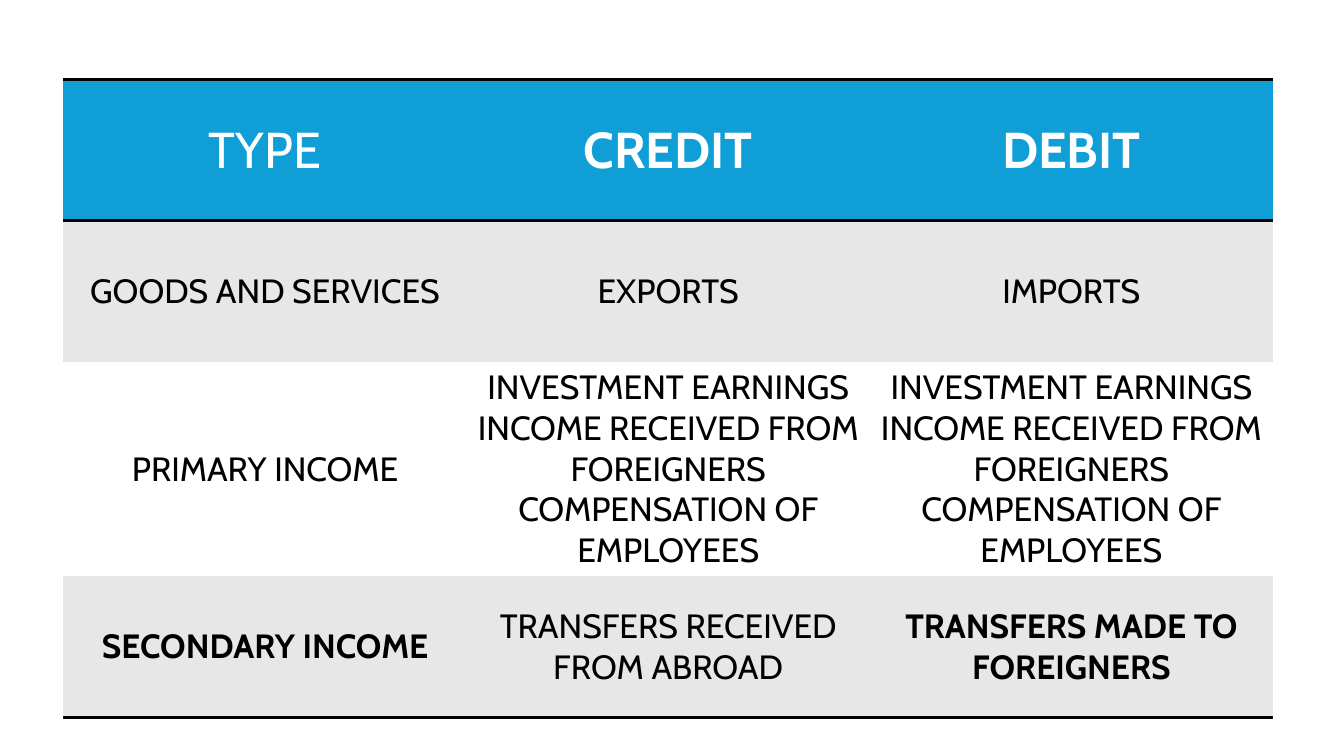
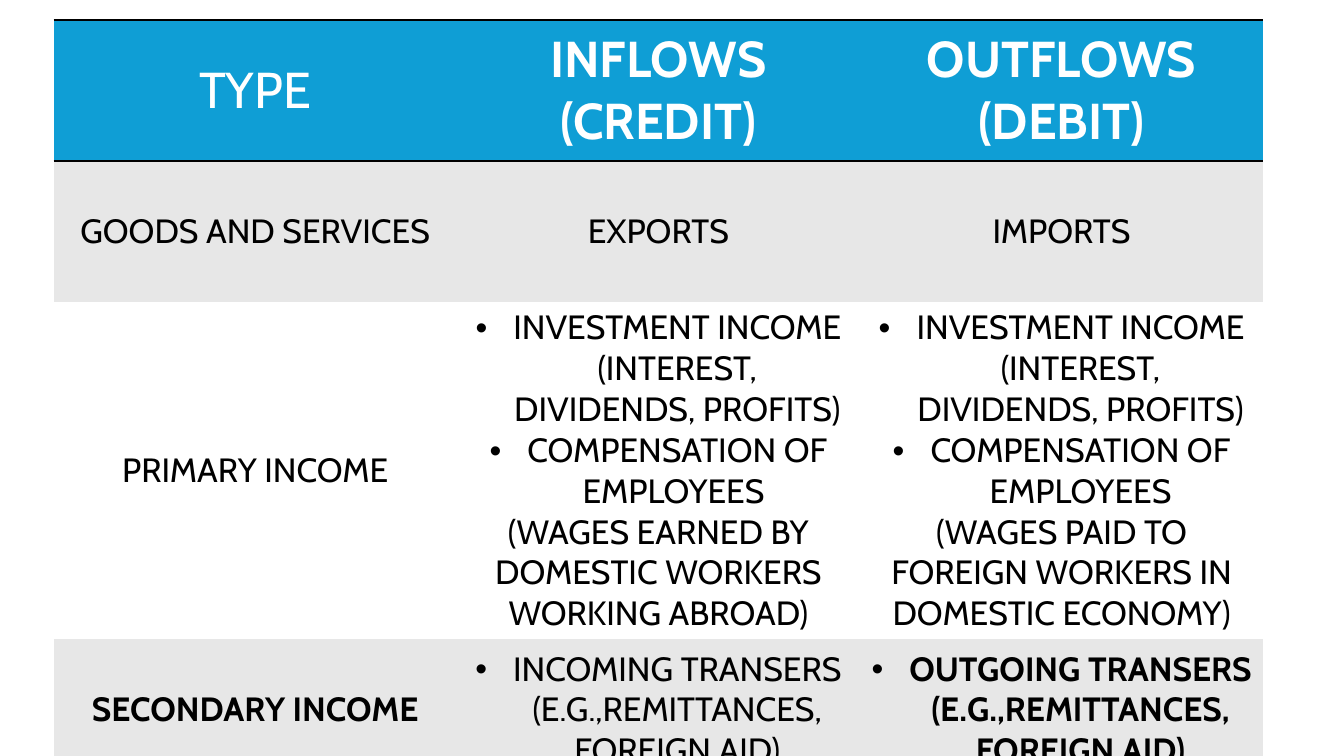
Before and after one commit to jrojas1003/EC-380-Intl-Econ-Issues, a slide deck: slide 50 of Slides/graph-creator.pptx. Drawn at 1344x756 pixels with LibreOffice and Linux fonts; fonts in the diff are those of the drawing. Boxes give left, top, right and bottom in pixels: in the first picture for what was removed or moved away, otherwise in the second. Text is boxed around its words. In the diff, an @@ line names an element or a change of style, - is before the commit and + after.

Commit message:
updated BoP table

```diff
--- a/Slides/graph-creator.pptx
+++ b/Slides/graph-creator.pptx
@@ table at (x1=53, y1=20, x2=1263, y2=756) @@
-row 1, column 2: CREDIT
+row 1, column 2: INFLOWS (CREDIT)
-row 1, column 3: DEBIT
+row 1, column 3: OUTFLOWS (DEBIT)
-row 3, column 2: INVESTMENT EARNINGS / INCOME RECEIVED FROM FOREIGNERS / COMPENSATION OF EMPLOYEES
+row 3, column 2: INVESTMENT INCOME (INTEREST, DIVIDENDS, PROFITS) / COMPENSATION OF EMPLOYEES / (WAGES EARNED BY DOMESTIC WORKERS WORKING ABROAD)
-row 3, column 3: INVESTMENT EARNINGS / INCOME RECEIVED FROM FOREIGNERS / COMPENSATION OF EMPLOYEES
+row 3, column 3: INVESTMENT INCOME (INTEREST, DIVIDENDS, PROFITS) / COMPENSATION OF EMPLOYEES / (WAGES PAID TO FOREIGN WORKERS IN DOMESTIC ECONOMY)
-row 4, column 2: TRANSFERS RECEIVED FROM ABROAD
+row 4, column 2: INCOMING TRANSERS (E.G.,REMITTANCES, FOREIGN AID)
-row 4, column 3: TRANSFERS MADE TO FOREIGNERS
+row 4, column 3: OUTGOING TRANSERS (E.G.,REMITTANCES, FOREIGN AID)
@@ table resized from (x1=64, y1=80, x2=1273, y2=716) to (x1=53, y1=20, x2=1263, y2=756) @@
```
